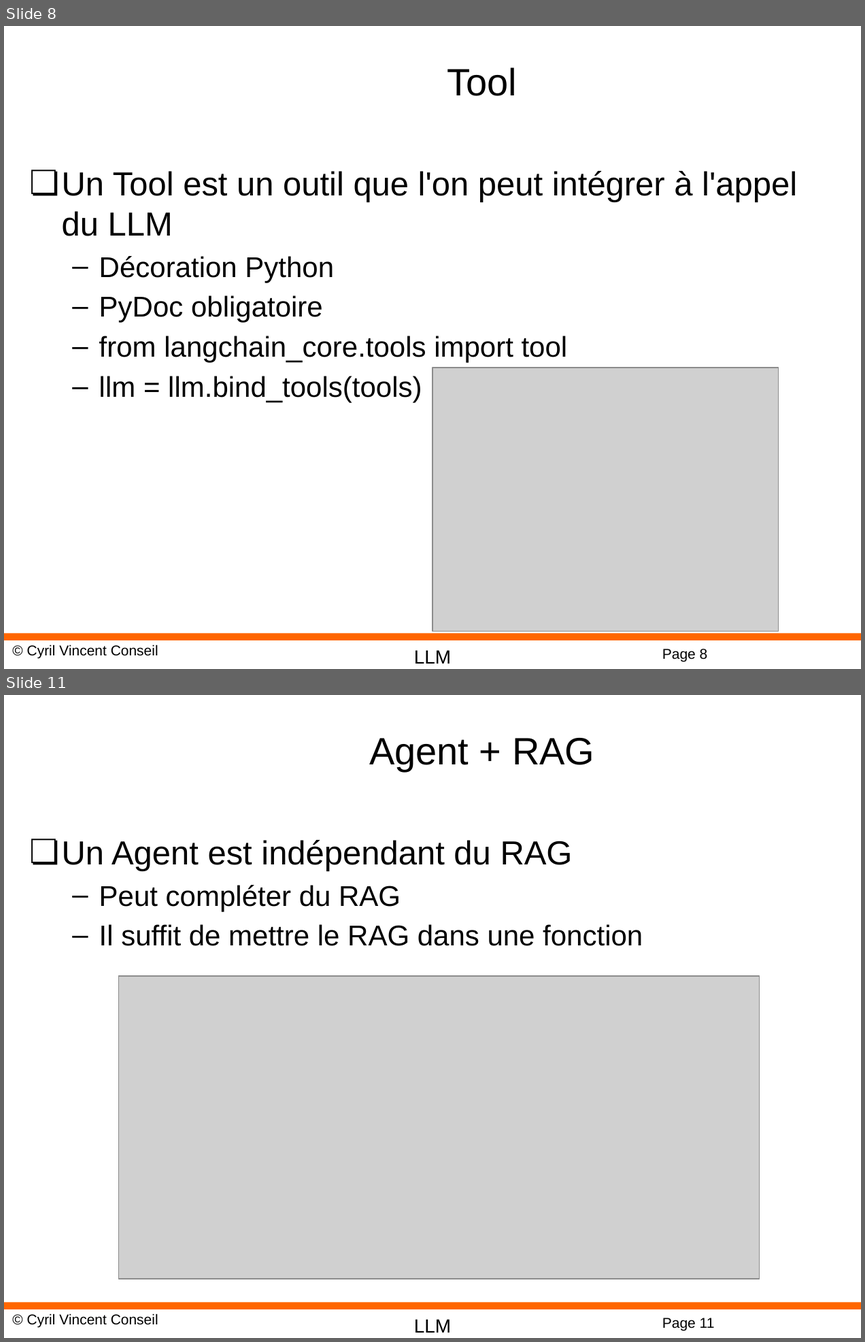
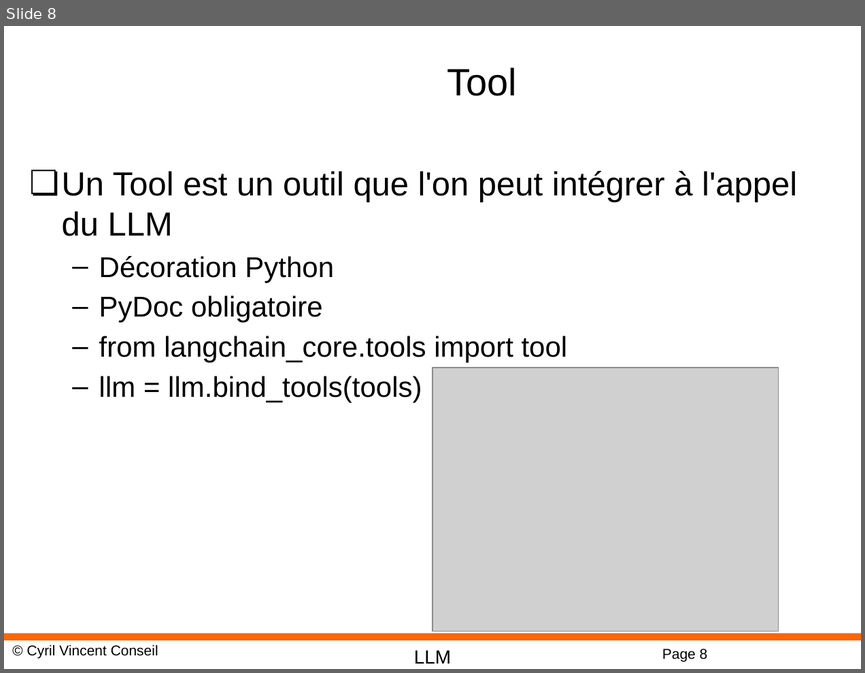
Before and after one commit to cyrilvincent/rag, a slide deck: ppt/RAG11-Persistence-Agent.pptx. Shown one above the other, each under a label of ours: slides 8 and 11 before the commit, slide 8 after it; the slides between them are not shown. The pictures are 865x1342 and 865x673 pixels, drawn with LibreOffice and Linux fonts; fonts in the diff are those of the drawing; grey boxes stand for pictures; background and template pictures are left out. Boxes give left, top, right and bottom in pixels: in the first picture for what was removed or moved away, otherwise in the second. Text is boxed around its words. In the diff, an @@ line names an element or a change of style, - is before the commit and + after.

```diff
--- a/ppt/RAG11-Persistence-Agent.pptx
+++ b/ppt/RAG11-Persistence-Agent.pptx
@@ slide 11 removed at [4,695,861,1338], background #FFFFFF; not listed: 4 template elements that a slide beside it also shows @@
@@ title removed at [369,738,594,772] @@
-Agent + RAG
@@ text removed at [62,840,643,946] @@
-❏ Un Agent est indépendant du RAG
-  – Peut compléter du RAG
-  – Il suffit de mettre le RAG dans une fonction
@@ picture removed at [119,976,759,1278] @@
```
Also in this commit, not shown: 2 slides changed, 2 other slides removed, 47 other files.
